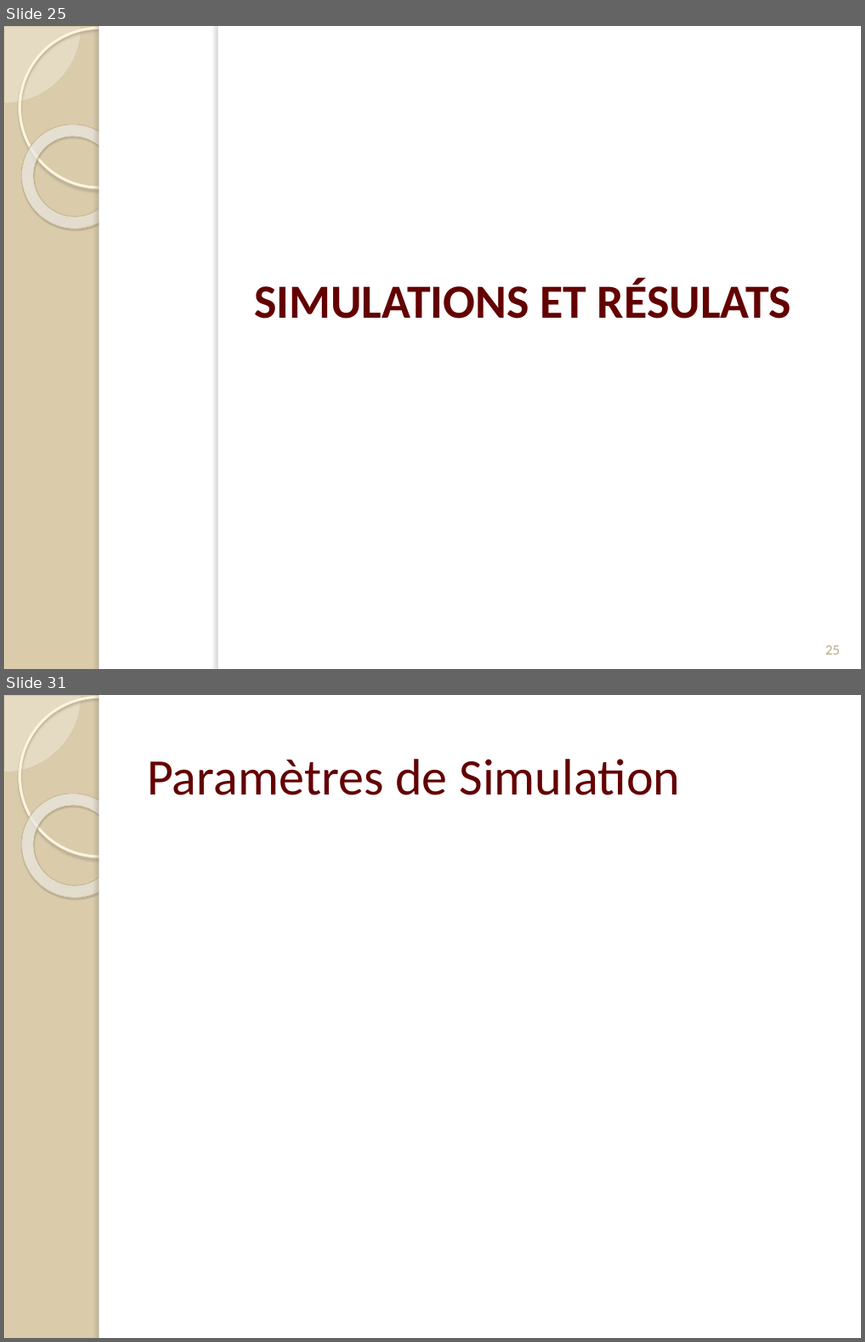
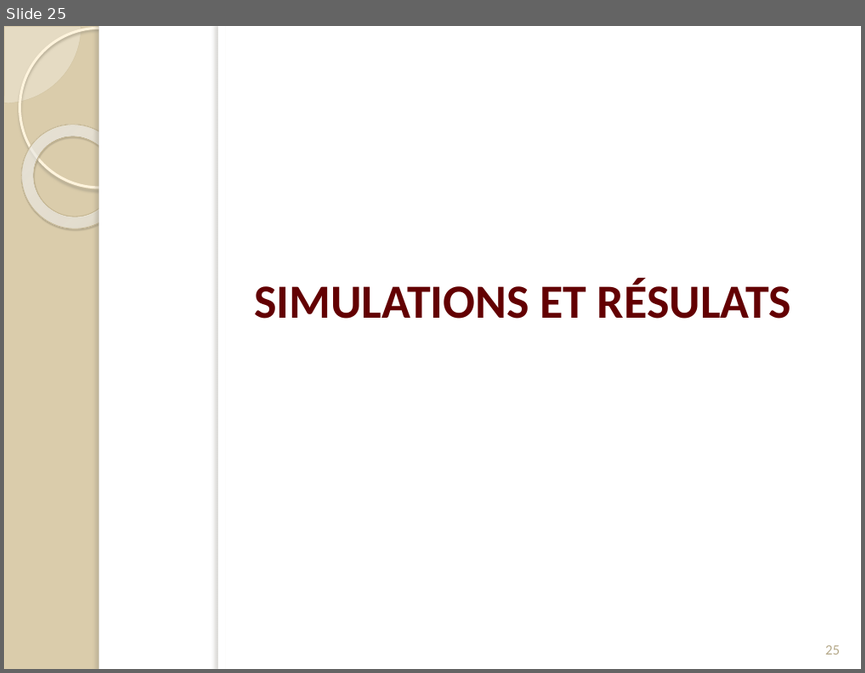
Before and after one commit to Patre/Energy-saving-in-sensors--networks, a slide deck: Redaction/Presentation/pres.pptx. Shown one above the other, each under a label of ours: slides 25 and 31 before the commit, slide 25 after it; the slides between them are not shown. The pictures are 865x1342 and 865x673 pixels, drawn with LibreOffice and Linux fonts; fonts in the diff are those of the drawing; grey boxes stand for pictures. Boxes give left, top, right and bottom in pixels: in the first picture for what was removed or moved away, otherwise in the second. Text is boxed around its words. In the diff, an @@ line names an element or a change of style, - is before the commit and + after.

```diff
--- a/Redaction/Presentation/pres.pptx
+++ b/Redaction/Presentation/pres.pptx
@@ slide 31 removed at (4,695,861,1338), background #DACCAB; not listed: 5 template elements that a slide beside it also shows @@
@@ title removed at (147,759,680,795) @@
-Paramètres de Simulation
```
Also in this commit, not shown: 10 slides changed, 9 slides added.
